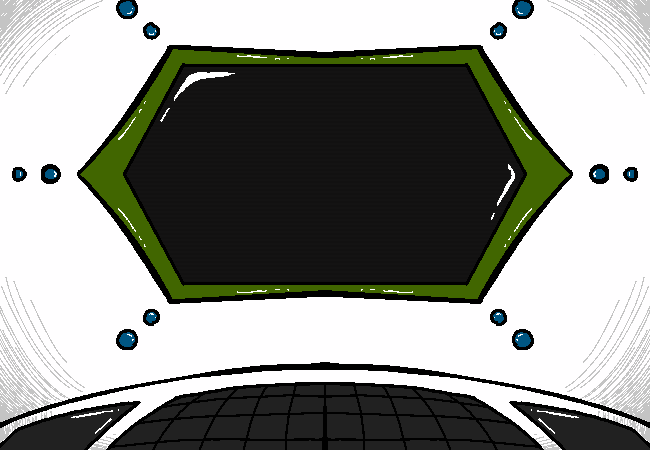
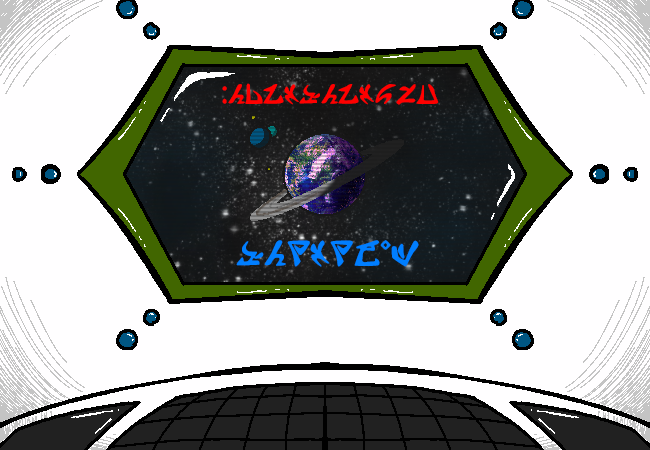
Layers edited between the first and the second w=650, h=450 image:
added group "Group 2" with 8 layers above "Group 1" over 236, 240, 419, 267
added layer "A" (1st of 2, in "Group 2") in group "Group 2" over 236, 241, 264, 266
added layer "N" (1st of 3, in "Group 2") in group "Group 2" over 264, 240, 286, 266
added layer "U" (1st of 2, in "Group 2") in group "Group 2" over 287, 240, 310, 267
added layer "T" (1st of 3, in "Group 2") in group "Group 2" over 310, 240, 330, 267
added layer "U" (2nd of 2, in "Group 2") in group "Group 2" over 330, 240, 353, 267
added layer "Y" in group "Group 2" over 354, 240, 380, 266
added layer "'" in group "Group 2" over 380, 240, 391, 250
added layer "M" in group "Group 2" over 391, 240, 419, 267
added group "Group 1" with 12 layers above "Inserted Image" over 222, 83, 439, 105
added layer ":" in group "Group 1" over 222, 86, 227, 104
added layer "N" (2nd of 3, in "Group 1") in group "Group 1" over 228, 84, 245, 104
added layer "O" in group "Group 1" over 245, 83, 263, 104
added layer "I" (1st of 2, in "Group 1") in group "Group 1" over 263, 84, 284, 104
added layer "T" (2nd of 3, in "Group 1") in group "Group 1" over 284, 84, 299, 105
added layer "A" (2nd of 2, in "Group 1") in group "Group 1" over 299, 84, 320, 104
added layer "N" (3rd of 3, in "Group 1") in group "Group 1" over 321, 84, 338, 104
added layer "I" (2nd of 2, in "Group 1") in group "Group 1" over 338, 84, 359, 104
added layer "T" (3rd of 3, in "Group 1") in group "Group 1" over 359, 84, 374, 105
added layer "S" in group "Group 1" over 375, 84, 396, 104
added layer "E" in group "Group 1" over 396, 84, 416, 105
added layer "D" in group "Group 1" over 416, 84, 439, 104
showed group "New group" (2nd of 2, in "New group") (5 layers) over 126, 67, 524, 282
painted on "Layer 10" (6th of 14, in "New group" › "New group") over 126, 67, 524, 282
